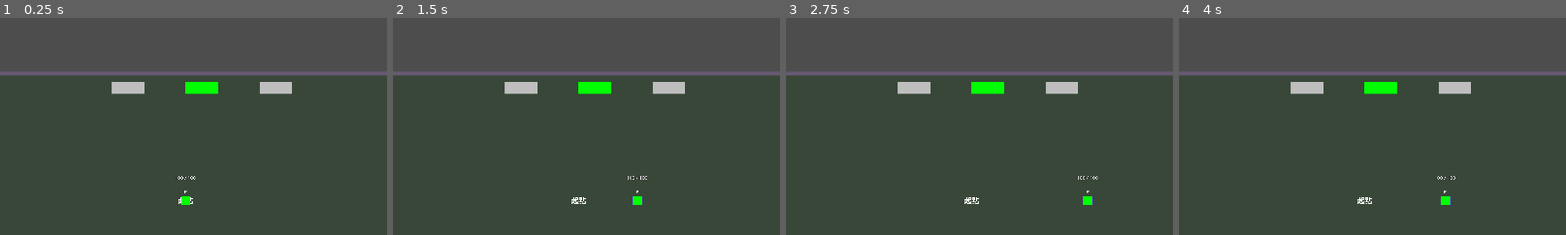
Above: before the commit, frames 1-4 (left to right).
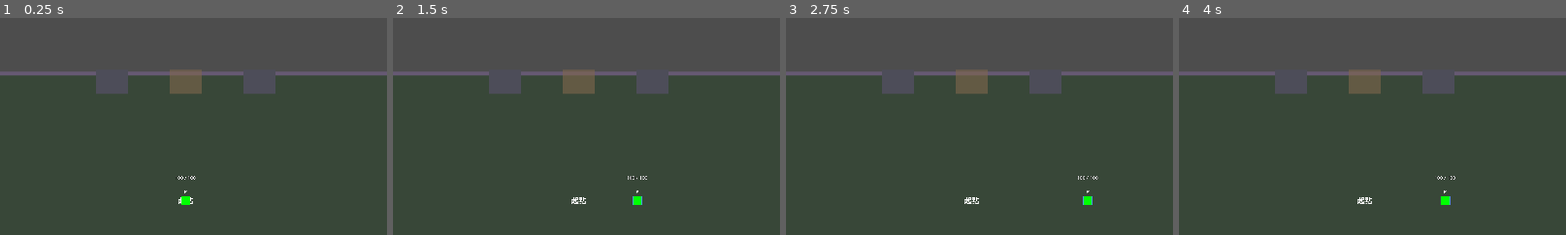
Above: after the commit, the same moments.

Repository: benson94879453/0415
Game: Godot game, scene res://game/objects/dungeon/dungeon.tscn
Two runs of this game, one before a commit and one after it. Both use one fixed random seed, a clock stepped at 60 frames per second and the inputs below. This scene is started directly instead of the project's main scene.
Inputs (mouse positions are % of the whole screen's width and height, from its top left):
- Up to frame 1 (0.25 s): no input
- Up to frame 2 (1.5 s): tap Enter (start) at 0.5 s; move the mouse to (72, 45) at 0.52 s; hold D (move_right) 0.53-1.25 s; hold E (interact) 0.53-1.25 s; click (72, 45) at 0.67 s; drag from (30, 55) to (45, 70) at 1.27 s
- Up to frame 3 (2.75 s): tap Enter (start) at 2 s; move the mouse to (60, 28) at 2.02 s; hold D (move_right) from 2.03 s (still down); hold Q (dropitem) from 2.03 s (still down); tap E (interact) at 2.3 s
- Up to frame 4 (4 s): release D (move_right) at 2.75 s; release Q (dropitem) at 2.75 s; tap Enter (start) at 2.75, 3.5, 3.6 s; drag from (45, 70) to (20, 35) at 2.77 s; move the mouse to (80, 65) at 3.52 s; hold A (move_left) from 3.53 s (still down); hold E (interact) from 3.53 s (still down)
The pictures show only the part of the screen within x 26-76%, y 8-58%; the shares and areas given below are measured in that part.

The runs differ from the first frame. In frame 1, 3.1% of the frame differs, in the area x 24-76%, y 24-36%; in frame 2, 3.1%; in frame 3, 3.1%; in frame 4, 3.1%.

Commit message:
feat(dungeon): apply blueprints to override or create rooms
_replace ColorRect slots with Door/WallSlot Area2D nodes.
_apply_blueprint_to_slot: parse room_type, create/override rooms,
add north door, rebuild walls, update map. Reject on occupied.

Diff:
--- a/game/objects/dungeon/dungeon.gd
+++ b/game/objects/dungeon/dungeon.gd
@@ -97,15 +97,18 @@
 
 func _bind_room_doors(room: DungeonRoom) -> void:
 	for dir in room.door_areas:
-		var area: Area2D = room.door_areas[dir]
-		area.body_entered.connect(func(body: Node2D) -> void:
-			if body == player:
-				player.register_interactable(area)
-		)
-		area.body_exited.connect(func(body: Node2D) -> void:
-			if body == player:
-				player.unregister_interactable(area)
-		)
+		_bind_door_signals(room.door_areas[dir])
+
+
+func _bind_door_signals(area: Area2D) -> void:
+	area.body_entered.connect(func(body: Node2D) -> void:
+		if body == player:
+			player.register_interactable(area)
+	)
+	area.body_exited.connect(func(body: Node2D) -> void:
+		if body == player:
+			player.unregister_interactable(area)
+	)
 
 
 ## 進入房間：更新位置、地圖、移動玩家和相機、顯示當前房間
@@ -259,4 +262,75 @@
 
 
 func _apply_blueprint_to_slot(item: ItemInstance, slot_node: Area2D) -> void:
-	print("[Dungeon] Blueprint %s applied to slot at %s" % [item.item_id, slot_node.position])
+	var current_room := _get_current_room()
+	if current_room == null:
+		_player_inventory.add_item(item)
+		return
+
+	# ── 解析藍圖 room_type ──
+	var blueprint_data: Dictionary = item.get_definition().get("blueprint", {})
+	var room_type_str: String = blueprint_data.get("room_type", "")
+	if room_type_str.is_empty():
+		print("[Dungeon] Invalid blueprint: no room_type")
+		_player_inventory.add_item(item)
+		return
+
+	var room_type_keys: Array = DungeonRoom.RoomType.keys()
+	var type_index: int = room_type_keys.find(room_type_str)
+	if type_index < 0:
+		print("[Dungeon] Unknown room_type: %s" % room_type_str)
+		_player_inventory.add_item(item)
+		return
+	var new_room_type: int = type_index
+
+	var target_pos: Vector2i = slot_node.target_grid_pos
+	var is_door: bool = not slot_node.is_blank  # Door = not blank
+
+	# ── Door 插槽：如果房間已存在，更換類型 ──
+	if is_door and target_pos in _room_nodes:
+		var existing_room: DungeonRoom = _room_nodes[target_pos]
+		existing_room.update_room_type(new_room_type)
+		print("[Dungeon] Changed room at %s to %s via blueprint %s" % [
+			target_pos,
+			DungeonRoom.RoomType.keys()[new_room_type],
+			item.item_id,
+		])
+		# 藍圖消耗（不返還背包）
+		return
+
+	# ── 檢查目標位置是否已有房間（WallSlot 或新建情況） ──
+	if target_pos in _room_nodes:
+		print("[Dungeon] Room already exists at %s, cannot place blueprint" % target_pos)
+		_player_inventory.add_item(item)
+		return
+
+	# ── 透過生成器建立新房間 ──
+	var new_data: DungeonGenerator.RoomData = _generator.create_north_room(
+		current_room.grid_pos, new_room_type
+	)
+	if new_data == null:
+		print("[Dungeon] Generator rejected room creation at %s" % target_pos)
+		_player_inventory.add_item(item)
+		return
+
+	# ── 建立房間節點 ──
+	var new_room := _create_room_node(new_data)
+
+	# ── 為當前房間新增北方門（讓玩家可以走過去） ──
+	current_room.add_connection_door(DungeonRoom.Dir.UP)
+	# 綁定新門的互動信號
+	if DungeonRoom.Dir.UP in current_room.door_areas:
+		_bind_door_signals(current_room.door_areas[DungeonRoom.Dir.UP])
+
+	# ── 隱藏北牆插槽（已使用） ──
+	current_room.hide_north_slots()
+
+	# ── 更新地圖 ──
+	_map.setup(_generator.rooms, _generator.room_map, Vector2i.ZERO)
+
+	print("[Dungeon] Created %s room at %s via blueprint %s" % [
+		DungeonRoom.RoomType.keys()[new_room_type],
+		target_pos,
+		item.item_id,
+	])
+	# 藍圖消耗 — 不返還背包
--- a/game/objects/dungeon/dungeon_room.gd
+++ b/game/objects/dungeon/dungeon_room.gd
@@ -44,6 +44,10 @@
 const GROUND_DEFAULT_ROWS := 4
 const GROUND_MAX_ROWS := 20
 
+## 北牆插槽場景
+const DOOR_SCENE: PackedScene = preload("res://game/objects/dungeon/door.tscn")
+const WALL_SLOT_SCENE: PackedScene = preload("res://game/objects/dungeon/wall_slot.tscn")
+
 var room_type: RoomType = RoomType.MONSTER
 var grid_pos: Vector2i = Vector2i.ZERO
 
@@ -66,7 +70,10 @@
 
 signal room_cleared(room: DungeonRoom)
 
-## 北牆插槽系統（暫時使用 ColorRect，Task 4 將替換為 Door/WallSlot）
+## 牆壁/門容器（方便重建）
+var _walls_container: Node2D
+
+## 北牆插槽系統（Door / WallSlot Area2D 節點）
 var _north_slots_node: Node2D
 var north_slots: Array = []
 
@@ -91,6 +98,9 @@
 func _build_room() -> void:
 	_create_floor()
 	_create_label()
+	_walls_container = Node2D.new()
+	_walls_container.name = "WallsContainer"
+	add_child(_walls_container)
 	_create_walls_and_doors()
 	_init_ground_container()
 
@@ -232,7 +242,7 @@
 	shape.shape = rect_shape
 	shape.position = (rect_min + rect_max) / 2.0
 	body.add_child(shape)
-	add_child(body)
+	_walls_container.add_child(body)
 
 
 func _add_wall_visual(rect_min: Vector2, rect_max: Vector2) -> void:
@@ -242,7 +252,7 @@
 	visual.offset_right = rect_max.x
 	visual.offset_bottom = rect_max.y
 	visual.color = Color(0.4, 0.35, 0.45, 1)
-	add_child(visual)
+	_walls_container.add_child(visual)
 
 
 func _add_door(dir: int, center: Vector2, size: Vector2) -> void:
@@ -259,7 +269,7 @@
 	shape.shape = rect_shape
 	area.add_child(shape)
 
-	add_child(area)
+	_walls_container.add_child(area)
 	door_areas[dir] = area
 
 
@@ -270,7 +280,7 @@
 	visual.offset_right = center.x + size.x / 2.0
 	visual.offset_bottom = center.y + size.y / 2.0
 	visual.color = Color(0.5, 0.4, 0.3, 0.6)
-	add_child(visual)
+	_walls_container.add_child(visual)
 
 
 ## 設定玩家參照（由 dungeon.gd 呼叫）
@@ -378,7 +388,7 @@
 	return Vector2(randf_range(-safe_w, safe_w), randf_range(-safe_h, safe_h))
 
 
-## 顯示北牆插槽（暫時使用 ColorRect，Task 4 將替換為 Door/WallSlot）
+## 顯示北牆插槽（Door / WallSlot Area2D 節點）
 func reveal_north_slots() -> void:
 	if slots_revealed:
 		return
@@ -389,38 +399,63 @@
 		_north_slots_node.name = "NorthSlots"
 		add_child(_north_slots_node)
 
-	# 插槽位置參數
-	var slot_width: float = 80.0
-	var slot_height: float = 30.0
-	var slot_y: float = -ROOM_HEIGHT / 2.0 + 15.0  # 靠近北牆頂部
-
-	# 三個插槽的 x 位置
-	var slot_positions: Array[float] = [
-		-ROOM_WIDTH / 6.0,  # 左側
-		0.0,                 # 中間
-		ROOM_WIDTH / 6.0    # 右側
-	]
-
-	# 顏色：中間為綠色（主動門），兩側為灰色（空白牆）
-	var slot_colors: Array[Color] = [
-		Color.GRAY,    # 左側
-		Color.GREEN,   # 中間
-		Color.GRAY     # 右側
-	]
-
-	# 創建三個插槽
-	for i in range(3):
-		var slot := ColorRect.new()
-		slot.name = "NorthSlot_%d" % i
-		slot.position = Vector2(slot_positions[i], slot_y)
-		slot.size = Vector2(slot_width, slot_height)
-		slot.color = slot_colors[i]
-		slot.pivot_offset = Vector2(slot_width / 2.0, slot_height / 2.0)
-		_north_slots_node.add_child(slot)
-		north_slots.append(slot)
+	var slot_y: float = -ROOM_HEIGHT / 2.0 + 15.0
+	var north_target := grid_pos + Vector2i(0, -1)
+
+	# 左側 WallSlot (index 0)
+	var left_slot := WALL_SLOT_SCENE.instantiate()
+	left_slot.setup(0, grid_pos, north_target, true, RoomType.MONSTER)
+	left_slot.position = Vector2(-ROOM_WIDTH / 6.0, slot_y)
+	_north_slots_node.add_child(left_slot)
+	north_slots.append(left_slot)
+
+	# 中間 Door (index 1) — 預設指向北方，MONSTER 類型
+	var center_door := DOOR_SCENE.instantiate()
+	center_door.setup(1, grid_pos, north_target, false, RoomType.MONSTER)
+	center_door.position = Vector2(0.0, slot_y)
+	_north_slots_node.add_child(center_door)
+	north_slots.append(center_door)
+
+	# 右側 WallSlot (index 2)
+	var right_slot := WALL_SLOT_SCENE.instantiate()
+	right_slot.setup(2, grid_pos, north_target, true, RoomType.MONSTER)
+	right_slot.position = Vector2(ROOM_WIDTH / 6.0, slot_y)
+	_north_slots_node.add_child(right_slot)
+	north_slots.append(right_slot)
 
 	slots_revealed = true
 	print("[DungeonRoom] North slots revealed")
+
+
+## 新增連接方向並重建牆壁（由 dungeon.gd 在藍圖放置後呼叫）
+func add_connection_door(dir: int) -> void:
+	if dir in connections:
+		return
+	connections.append(dir)
+	# 清除舊的牆壁/門節點，重建
+	for child in _walls_container.get_children():
+		child.queue_free()
+	door_areas.clear()
+	_create_walls_and_doors()
+
+
+## 更新房間類型並刷新地板顏色
+func update_room_type(new_type: RoomType) -> void:
+	room_type = new_type
+	# 更新地板顏色
+	var floor_node := get_node_or_null("Floor")
+	if floor_node is ColorRect:
+		floor_node.color = TYPE_COLORS.get(room_type, Color(0.18, 0.16, 0.22, 1))
+	# 更新標籤
+	var label_node := get_node_or_null("RoomLabel")
+	if label_node is Label:
+		label_node.text = TYPE_LABELS.get(room_type, "???")
+
+
+## 隱藏北牆插槽（藍圖使用後）
+func hide_north_slots() -> void:
+	if _north_slots_node != null:
+		_north_slots_node.visible = false
 
 
 ## 序列化地面物品（存檔用）
